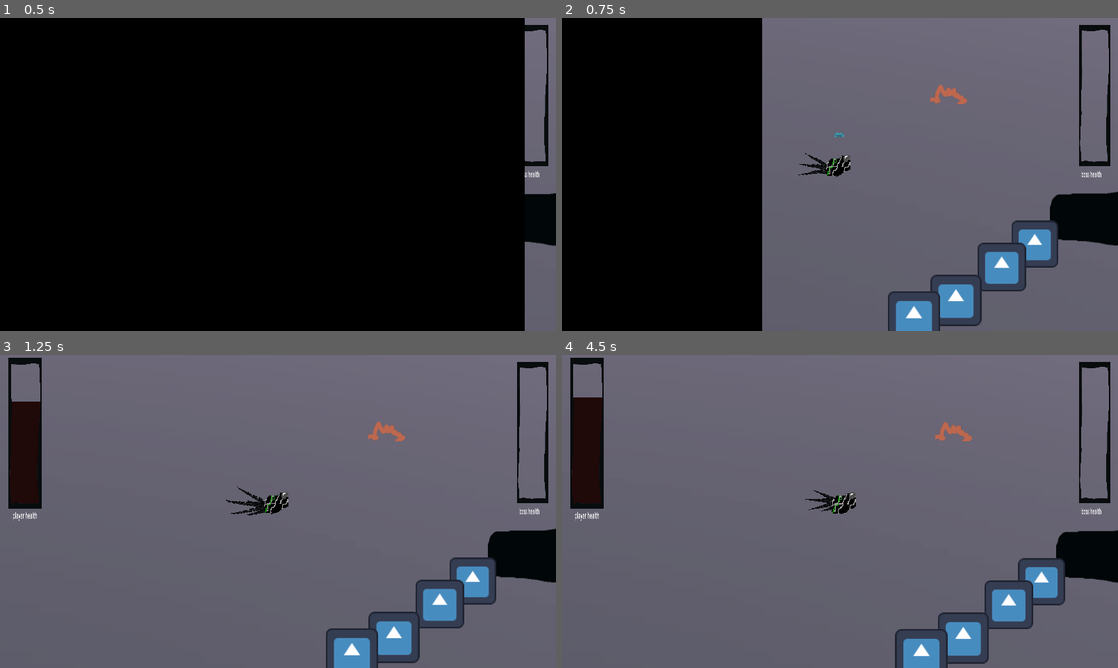
Above: before the commit, frames 1-4 (two rows, left to right).
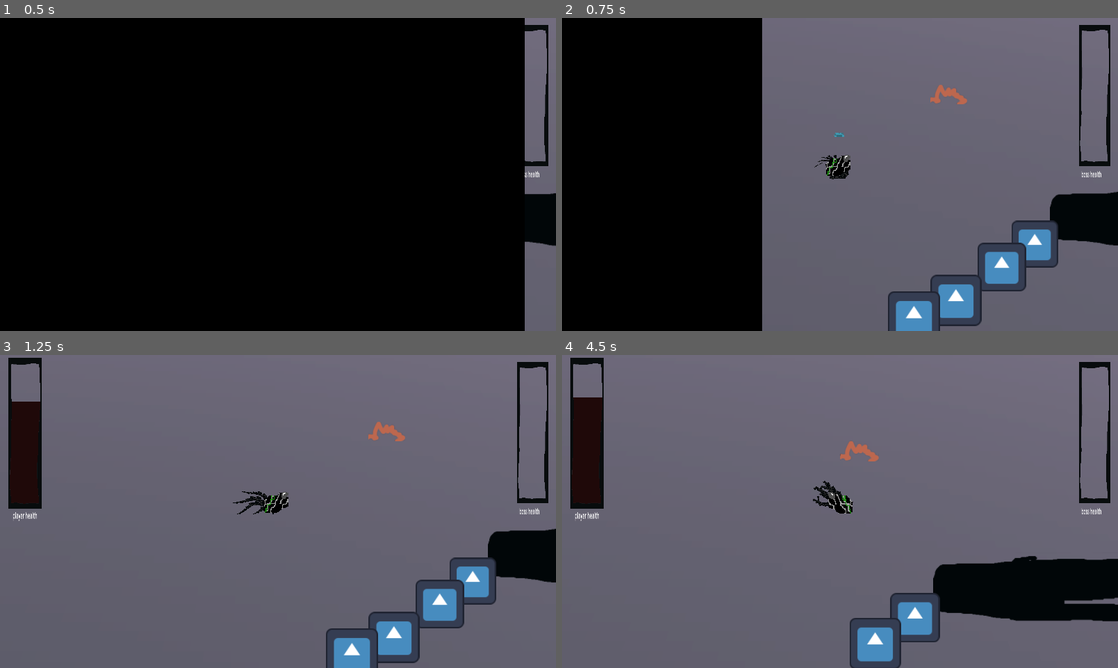
Above: after the commit, the same moments.

Repository: Area9579/Haustoria
Game: Godot game, scene res://Scenes/main.tscn
Two runs of this game, one before a commit and one after it. Both use one fixed random seed, a clock stepped at 60 frames per second and the inputs below. The engine's default icon, where the game draws it, is replaced by a stand-in: a white triangle on a blue panel in a dark square.
Inputs (mouse positions are in pixels of both pictures, inside the frame that each line leads up to):
- Up to frame 1 (0.5 s): no input
- Up to frame 2 (0.75 s): move the mouse to (962, 158) at 0.52 s; press the mouse at (962, 158) at 0.53 s
- Up to frame 3 (1.25 s): no input
- Up to frame 4 (4.5 s): move the mouse to (728, 527) at 1.27 s; release the mouse at (728, 527) at 1.28 s; right-click (728, 527) at 1.35 s; move the mouse to (895, 442) at 2.02 s; press the mouse at (895, 442) at 2.03 s; move the mouse to (812, 574) at 2.77 s; release the mouse at (812, 574) at 2.78 s; right-click (812, 574) at 2.85 s; move the mouse to (1006, 558) at 3.52 s; press the mouse at (1006, 558) at 3.53 s; move the mouse to (673, 464) at 4.27 s; release the mouse at (673, 464) at 4.28 s; right-click (673, 464) at 4.35 s

Frame 1 is identical in both runs. In frame 2, 0.2% of the frame differs, in the area x 42-52%, y 43-52%; in frame 3, 0.2%; in frame 4, 12%, in the area x 43-100%, y 21-100%.

Commit message:
real working

Diff:
--- a/Scenes/arm.tscn
+++ b/Scenes/arm.tscn
@@ -91,36 +91,36 @@
 curve = SubResource("Curve3D_1d7jp")
 
 [node name="PathFollow3D3" parent="TitlerHolder" instance=ExtResource("3_fv42r")]
-transform = Transform3D(0.190901, 0.215786, -0.957565, 0.13052, 0.961257, 0.242642, 0.972864, -0.171306, 0.155346, 0.68046, 0.226068, -0.0962493)
+transform = Transform3D(0.190901, 0.215788, -0.957565, 0.13052, 0.961257, 0.242643, 0.972864, -0.171306, 0.155346, 0.68046, 0.226068, -0.0962491)
 
 [node name="PathFollow3D4" parent="TitlerHolder" instance=ExtResource("3_fv42r")]
-transform = Transform3D(0.215976, 0.639286, -0.737969, 0.117876, 0.733193, 0.669671, 0.969218, -0.231626, 0.0830004, 0.977223, 0.057895, -0.138019)
+transform = Transform3D(0.215976, 0.639289, -0.737966, 0.117876, 0.73319, 0.669674, 0.969218, -0.231626, 0.0829994, 0.977224, 0.0578929, -0.138018)
 progress = 1.0954
 
 [node name="PathFollow3D5" parent="TitlerHolder" instance=ExtResource("3_fv42r")]
-transform = Transform3D(0.219605, 0.742288, -0.633031, 0.114084, 0.624877, 0.77231, 0.968854, -0.24183, 0.0525447, 1.08819, -0.0618787, -0.148745)
+transform = Transform3D(0.219604, 0.742289, -0.633031, 0.114084, 0.624876, 0.77231, 0.968854, -0.24183, 0.0525446, 1.08819, -0.0618787, -0.148745)
 progress = 1.28379
 
 [node name="PathFollow3D6" parent="TitlerHolder" instance=ExtResource("3_fv42r")]
-transform = Transform3D(0.219611, 0.74229, -0.633033, 0.114088, 0.624878, 0.772313, 0.968884, -0.241831, 0.0525449, 1.08819, -0.0618787, -0.148745)
+transform = Transform3D(0.219611, 0.74229, -0.633033, 0.114087, 0.624878, 0.772313, 0.968884, -0.24183, 0.0525448, 1.08819, -0.0618787, -0.148745)
 progress = 1.44877
 
 [node name="PathFollow3D7" parent="TitlerHolder" instance=ExtResource("3_fv42r")]
-transform = Transform3D(0.219612, 0.742289, -0.633035, 0.114088, 0.624877, 0.772315, 0.968886, -0.241831, 0.0525451, 1.08819, -0.0618787, -0.148745)
+transform = Transform3D(0.219611, 0.742289, -0.633035, 0.114088, 0.624877, 0.772315, 0.968886, -0.24183, 0.052545, 1.08819, -0.0618787, -0.148745)
 progress = 1.62546
 
 [node name="PathFollow3D8" parent="TitlerHolder" instance=ExtResource("3_fv42r")]
-transform = Transform3D(0.171477, -0.00439603, -0.985148, 0.132943, 0.990918, 0.0187184, 0.976151, -0.134182, 0.170508, 0.555136, 0.242708, -0.0750383)
+transform = Transform3D(0.171476, -0.00439514, -0.985148, 0.132943, 0.990918, 0.0187192, 0.976151, -0.134182, 0.170508, 0.555136, 0.242709, -0.075038)
 progress = 0.624339
 
 [node name="PathFollow3D9" parent="TitlerHolder" instance=ExtResource("3_fv42r")]
-transform = Transform3D(0.129678, -0.308874, -0.942188, 0.126247, 0.947639, -0.293274, 0.983463, -0.0809203, 0.161883, 0.360677, 0.212167, -0.0407191)
+transform = Transform3D(0.129678, -0.308874, -0.942188, 0.126246, 0.947639, -0.293274, 0.983463, -0.08092, 0.161883, 0.360677, 0.212167, -0.0407189)
 progress = 0.424082
 
 [node name="PathFollow3D10" parent="TitlerHolder" instance=ExtResource("3_fv42r")]
-transform = Transform3D(0.0851502, -0.484416, -0.870645, 0.106718, 0.873224, -0.475416, 0.990598, -0.0524336, 0.126056, 0.211123, 0.146735, -0.0163081)
+transform = Transform3D(0.0851497, -0.484416, -0.870645, 0.106718, 0.873224, -0.475417, 0.990598, -0.0524334, 0.126056, 0.211122, 0.146735, -0.0163081)
 progress = 0.259098
 
 [node name="PathFollow3D11" parent="TitlerHolder" instance=ExtResource("3_fv42r")]
-transform = Transform3D(0.0291369, -0.583393, -0.811624, 0.0710109, 0.811121, -0.580488, 0.997012, -0.0407218, 0.0650635, 0.0924986, 0.0712392, -0.00211113)
+transform = Transform3D(0.0291367, -0.583394, -0.811623, 0.0710106, 0.811121, -0.580489, 0.997012, -0.0407217, 0.0650633, 0.0924984, 0.0712391, -0.00211111)
 progress = 0.117683
--- a/Scenes/main.tscn
+++ b/Scenes/main.tscn
@@ -61,6 +61,7 @@
 
 [node name="FLOOR" type="StaticBody3D" parent="NavigationRegion3D"]
 transform = Transform3D(1, 0, 0, 0, 1, 0, 0, 0, 1, 0, -0.965039, 0)
+collision_layer = 129
 
 [node name="CollisionShape3D" type="CollisionShape3D" parent="NavigationRegion3D/FLOOR"]
 shape = SubResource("BoxShape3D_o8gs5")
--- a/Scripts/player.gd
+++ b/Scripts/player.gd
@@ -80,6 +80,7 @@
 	var playerVector2 = Vector2(position.x,position.z)
 	var degreeAngle = -rad_to_deg(playerVector2.angle_to_point(mousePos))
 	var directionVector = Vector2(cos(deg_to_rad(degreeAngle)),sin(deg_to_rad(degreeAngle)))
+
 	return directionVector
 
 
--- a/project.godot
+++ b/project.godot
@@ -73,4 +73,5 @@
 3d_physics/layer_4="pickups"
 3d_physics/layer_5="damage"
 3d_physics/layer_6="trap"
+3d_physics/layer_8="floor"
 3d_physics/layer_12="RealPlayer"
